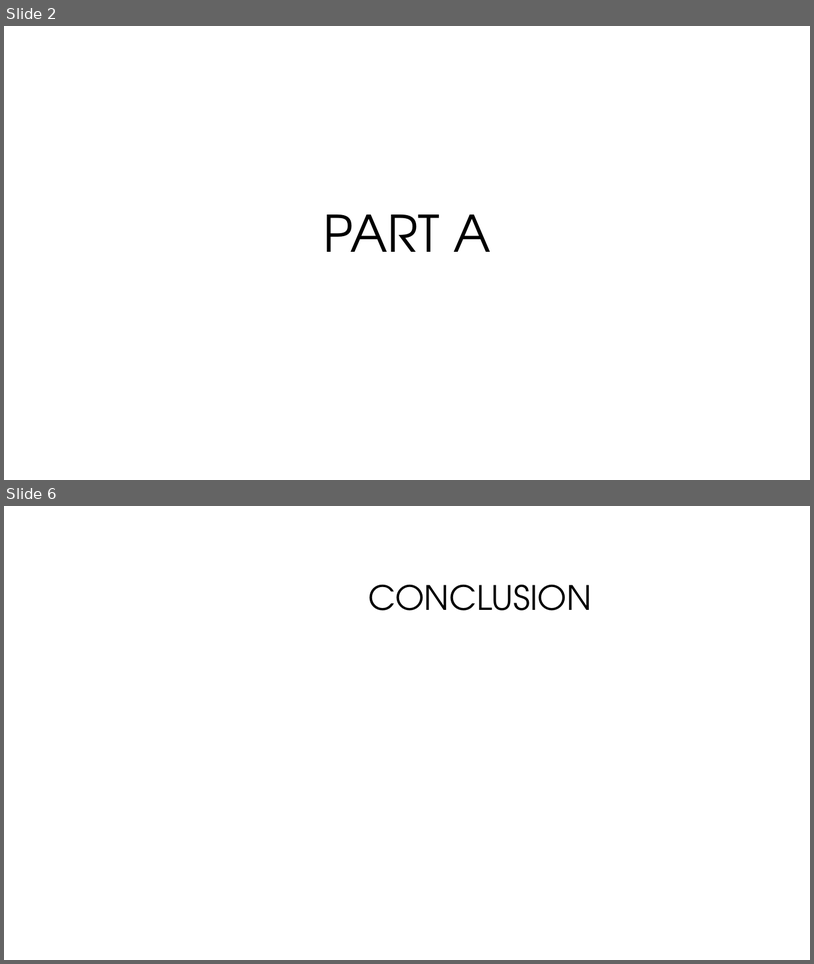
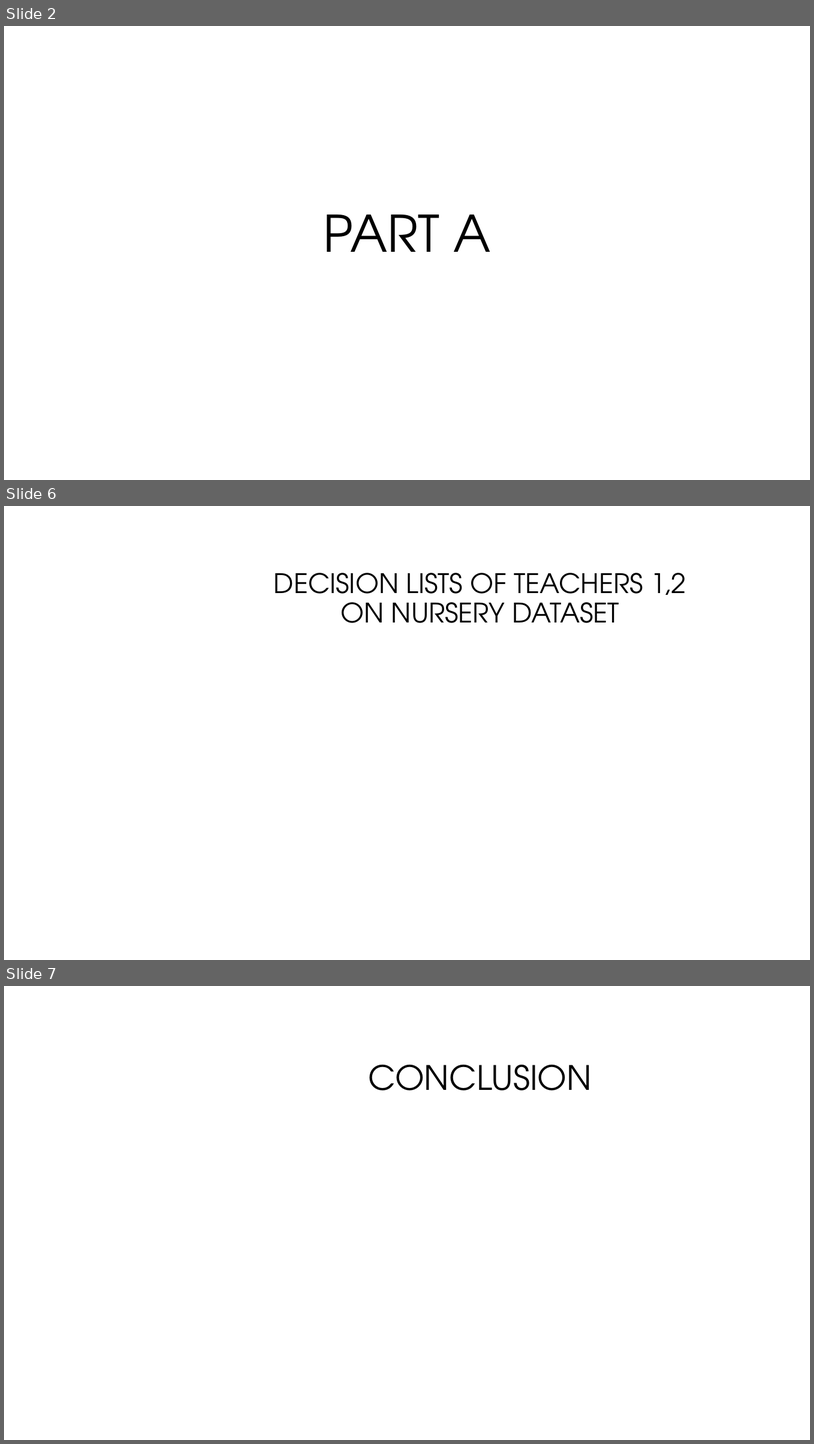
Before and after one commit to nivyosef12/Data-Analysis-Learning-with-Explanations, a slide deck: data_analysis_presentation_206100968_311128847.pptx. Shown one above the other, each under a label of ours: slides 2 and 6 before the commit, slides 2, 6 and 7 after it; the slides between them are not shown. The pictures are 814x964 and 814x1444 pixels, drawn with LibreOffice and Linux fonts; fonts in the diff are those of the drawing; background and template pictures are left out. Boxes give left, top, right and bottom in pixels: in the first picture for what was removed or moved away, otherwise in the second. Text is boxed around its words. In the diff, an @@ line names an element or a change of style, - is before the commit and + after.

```diff
--- a/data_analysis_presentation_206100968_311128847.pptx
+++ b/data_analysis_presentation_206100968_311128847.pptx
@@ slide 6 added at (x1=4, y1=506, x2=810, y2=960), background #FFFFFF @@
@@ title added at (x1=274, y1=573, x2=686, y2=623), 32 pt, text #000000 @@
+DECISION LISTS OF TEACHERS 1,2
+ON NURSERY DATASET
@@ what was slide 6 is now slide 7 @@
```
Also in this commit, not shown: 5 slides changed, 6 other slides added, 1 slide removed.
